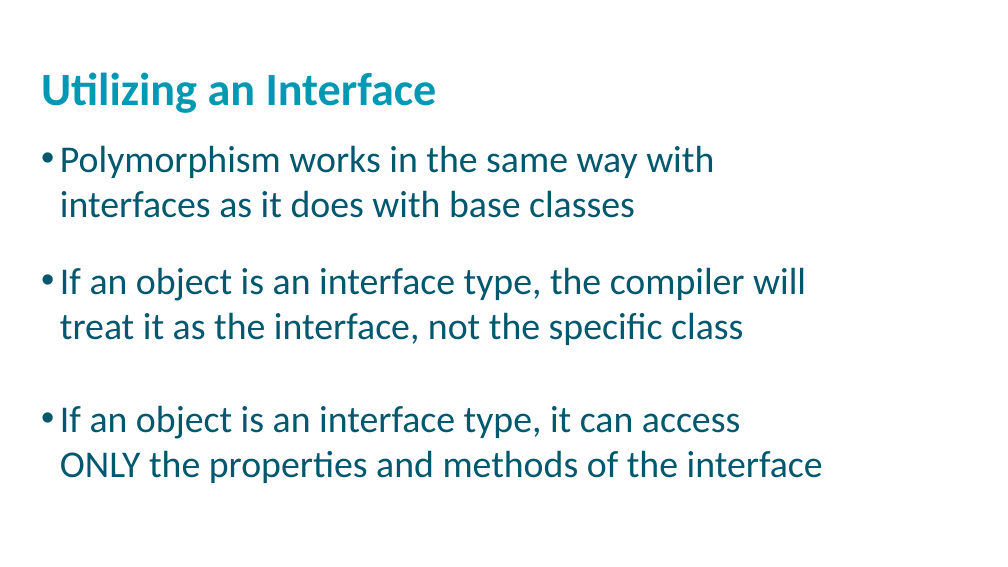
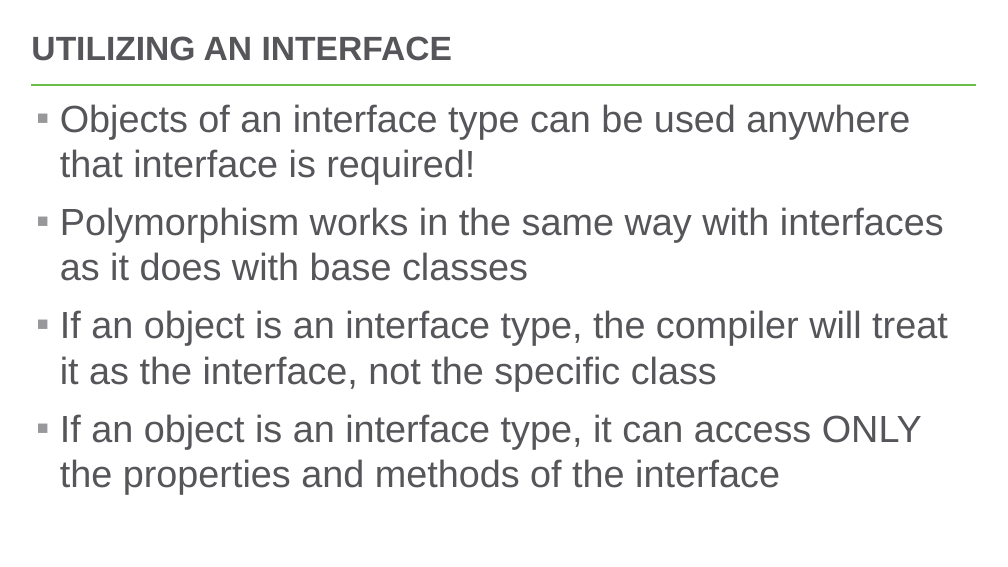
Before and after one commit to hytechclub/cs-102, a slide deck: slide 9 of Interfaces/Interfaces.pptx (slide 5 before the commit). Drawn at 1008x567 pixels with LibreOffice and Linux fonts; fonts in the diff are those of the drawing; background and template pictures are left out. Boxes give left, top, right and bottom in pixels: in the first picture for what was removed or moved away, otherwise in the second. Text is boxed around its words. In the diff, an @@ line names an element or a change of style, - is before the commit and + after.

Commit message:
update interfaces ppt

```diff
--- a/Interfaces/Interfaces.pptx
+++ b/Interfaces/Interfaces.pptx
@@ title "UTILIZING AN INTERFACE" at bbox=[31, 36, 452, 61]: vertical alignment top to middle @@
@@ title at bbox=[31, 36, 452, 61]: text changed; size 44 to 32 pt; font Calibri to Arial; text colour #0098B2 to #56565A @@
-Utilizing an Interface
+UTILIZING AN INTERFACE
@@ line added from (32, 85) to (977, 85), #54C8E8 2.25 pt @@
@@ text added at bbox=[60, 104, 948, 494], 36 pt, text #56565A @@
+▪ Objects of an interface type can be used anywhere that interface is required!
+▪ Polymorphism works in the same way with interfaces as it does with base classes
+▪ If an object is an interface type, the compiler will treat it as the interface, not the specific class
+▪ If an object is an interface type, it can access ONLY the properties and methods of the interface
@@ text removed at bbox=[60, 145, 714, 218] @@
-• Polymorphism works in the same way with interfaces as it does with base classes
@@ text removed at bbox=[60, 267, 806, 345] @@
-• If an object is an interface type, the compiler will treat it as the interface, not the specific class
@@ text removed at bbox=[60, 405, 823, 483] @@
-• If an object is an interface type, it can access ONLY the properties and methods of the interface
```
Also in this commit, not shown: 8 other slides changed, 1 slide added.
